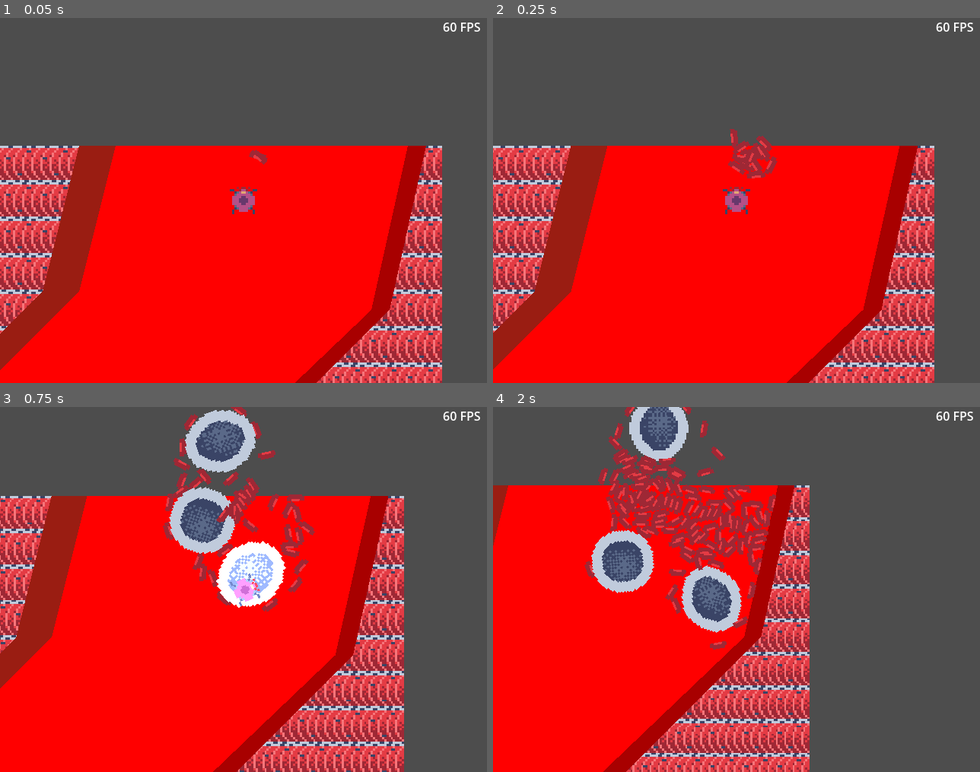
Above: before the commit, frames 1-4 (two rows, left to right).
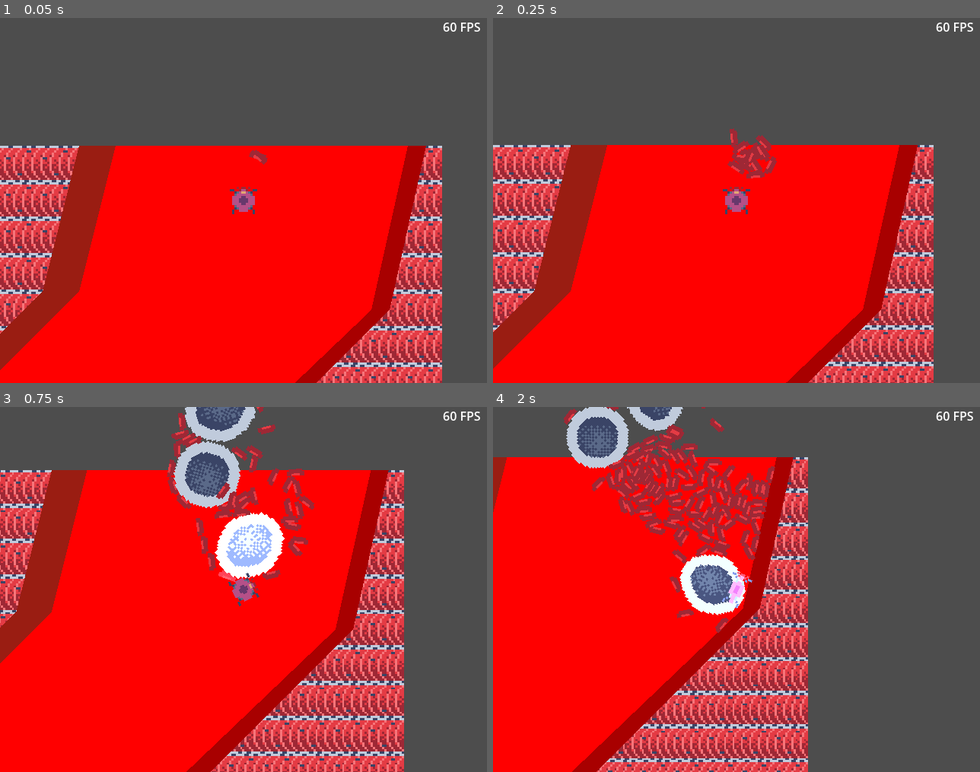
Above: after the commit, the same moments.

Repository: BertrandBordage/Bloody-Sarcoma
Game: Godot game, scene res://level_0.tscn
Same seed, same stepped clock (60 frames per second), same inputs: the game is played once before the commit and once after it.
Inputs (mouse positions are in pixels of both pictures, inside the frame that each line leads up to):
- Up to frame 1 (0.05 s): no input
- Up to frame 2 (0.25 s): no input
- Up to frame 3 (0.75 s): move the mouse to (350, 571) at 0.52 s; hold Right (ui_right) from 0.53 s (still down); click (350, 571) at 0.67 s
- Up to frame 4 (2 s): release Right (ui_right) at 1.25 s; drag from (639, 607) to (668, 443) at 1.27 s

Frame 1 is identical in both runs. In frame 2, 4.5% of the frame differs, in the area x 0-91%, y 30-100%; in frame 3, 30%, in the area x 0-83%, y 0-100%; in frame 4, 29%.

Commit message:
Optimizations.

Diff:
--- a/autoload/Math.gd
+++ b/autoload/Math.gd
@@ -1,16 +1,20 @@
 extends Node
+
+
+func add(a, b):
+    return a + b
 
 
 func sum(values: Array):
     if values.size() == 0:
         return null
-    return values.reduce(func (a, b): return a + b)
+    return values.reduce(add)
 
 
 func avg(values: Array):
     if values.size() == 0:
         return null
-    return values.reduce(func (a, b): return a + b) / values.size()
+    return sum(values) / values.size()
 
 
 func choice(choices: Array, weights: Array[float]):
--- a/cancer_cell.gd
+++ b/cancer_cell.gd
@@ -3,31 +3,38 @@
 
 signal sibling_created(new_cell: RigidBody2D, from_cell: RigidBody2D)
 
+var cancer_cell_scene: PackedScene = load("res://cancer_cell.tscn")
+
+
+func toggle_node(node: Node2D, enabled: bool):
+    node.visible = enabled
+    node.process_mode = PROCESS_MODE_INHERIT if enabled else PROCESS_MODE_DISABLED
+
 
 @export var has_light: bool = false:
     set(value):
         has_light = value
-        %Light.visible = has_light
+        toggle_node(%Light, has_light)
 @export var has_mouth: bool = false:
     set(value):
         has_mouth = value
-        %Mouth.visible = has_mouth
-        %AttackArea.process_mode = Node.PROCESS_MODE_INHERIT if has_mouth else PROCESS_MODE_DISABLED
+        toggle_node(%Mouth, has_mouth)
+        toggle_node(%AttackArea, has_mouth)
 @export var has_flow_control: bool = false:
     set(value):
         has_flow_control = value
-        %TopFlowControl.visible = has_flow_control and has_top_flagellum
-        %BottomFlowControl.visible = has_flow_control and has_bottom_flagellum
+        toggle_node(%TopFlowControl, has_flow_control and has_top_flagellum)
+        toggle_node(%BottomFlowControl, has_flow_control and has_bottom_flagellum)
 @export var has_top_flagellum: bool = false:
     set(value):
         has_top_flagellum = value
-        %TopFlagellum.visible = has_top_flagellum
-        %TopFlowControl.visible = has_flow_control and has_top_flagellum
+        toggle_node(%TopFlagellum, has_top_flagellum)
+        toggle_node(%TopFlowControl, has_flow_control and has_top_flagellum)
 @export var has_bottom_flagellum: bool = false:
     set(value):
         has_bottom_flagellum = value
-        %BottomFlagellum.visible = has_bottom_flagellum
-        %BottomFlowControl.visible = has_flow_control and has_bottom_flagellum
+        toggle_node(%BottomFlagellum, has_bottom_flagellum)
+        toggle_node(%BottomFlowControl, has_flow_control and has_bottom_flagellum)
 
 
 const FOOD_FOR_MITOSIS: float = 10.0
@@ -99,7 +106,7 @@
 
 
 func spawn_new_sibling():
-    var new_cell: RigidBody2D = load("res://cancer_cell.tscn").instantiate()
+    var new_cell: RigidBody2D = cancer_cell_scene.instantiate()
     separating = false
     growing = true
     new_cell.growing = true
--- a/cancer_cell.tscn
+++ b/cancer_cell.tscn
@@ -2099,6 +2099,7 @@
 
 [node name="Mouth" type="Sprite2D" parent="HealthComponent"]
 unique_name_in_owner = true
+visible = false
 texture = ExtResource("4_trc7a")
 offset = Vector2(0, -5)
 region_enabled = true
--- a/cancer_cell_cluster.gd
+++ b/cancer_cell_cluster.gd
@@ -18,8 +18,7 @@
     return Math.avg(get_children().map(func (cell): return cell.position))
 
 
-func get_exponential_moving_average_position():
-    var new_smoothed_position = get_cells_average_position()
+func get_exponential_moving_average_position(new_smoothed_position):
     if new_smoothed_position == null:
         return smoothed_position
     return (
@@ -39,8 +38,8 @@
 
 
 func _physics_process(_delta):
-    smoothed_position = get_exponential_moving_average_position()
     var average_position = get_cells_average_position()
+    smoothed_position = get_exponential_moving_average_position(average_position)
     for cell in get_children():
         var total_movement = movement_force + COHESION * (average_position - (position + cell.position))
         cell.apply_force(total_movement)
--- a/lymphocyte.tscn
+++ b/lymphocyte.tscn
@@ -168,12 +168,12 @@
 [node name="Membrane" type="Sprite2D" parent="HealthComponent"]
 texture = ExtResource("1_au5ra")
 region_enabled = true
-region_rect = Rect2(0, 0, 34, 34)
+region_rect = Rect2(34, 34, 34, 34)
 
 [node name="Nucleus" type="Sprite2D" parent="HealthComponent"]
 texture = ExtResource("2_cssrb")
 region_enabled = true
-region_rect = Rect2(0, 0, 34, 34)
+region_rect = Rect2(34, 34, 34, 34)
 
 [node name="CollisionShape2D" type="CollisionShape2D" parent="."]
 rotation = 1.5708
--- a/playable_cell_cluster.gd
+++ b/playable_cell_cluster.gd
@@ -33,25 +33,27 @@
     %BottomFlagellumButton.disabled = missing_bottom_flagellums == 0
     %FlowControlButton.disabled = missing_flow_controls == 0
 
+    var smoothed_position = %CancerCellCluster.smoothed_position
+    %Camera2D.position = smoothed_position
+    smoothed_zoom = (
+        ZOOM_SMOOTHING * smoothed_zoom
+        + (1.0 - ZOOM_SMOOTHING) * (
+            initial_zoom / (1.0 + %CancerCellCluster.movement_force.length())
+        ).clamp(MIN_ZOOM, MAX_ZOOM)
+    )
+    %Camera2D.zoom = smoothed_zoom
+    %SpawningPath.scale = initial_zoom / smoothed_zoom
+    %SpawnExclusionShape.scale = initial_zoom / smoothed_zoom
+
 
 func _physics_process(_delta):
     var direction = Input.get_vector("ui_left", "ui_right", "ui_up", "ui_down")
     %CancerCellCluster.movement_force = ACCELERATION * direction
-    var smoothed_position = %CancerCellCluster.smoothed_position
     var viewport = get_viewport()
     var viewport_size = viewport.get_visible_rect().size
     %CancerCellCluster.rotation_vector = (
         (viewport.get_mouse_position() - viewport_size / 2) / viewport_size
     ).normalized()
-    %Camera2D.position = smoothed_position
-    smoothed_zoom = (
-        ZOOM_SMOOTHING * smoothed_zoom
-        + (1.0 - ZOOM_SMOOTHING) * (
-            initial_zoom / (1.0 + %CancerCellCluster.movement_force.length())).clamp(MIN_ZOOM, MAX_ZOOM)
-    )
-    %Camera2D.zoom = smoothed_zoom
-    %SpawningPath.scale = initial_zoom / smoothed_zoom
-    %SpawnExclusionShape.scale = initial_zoom / smoothed_zoom
 
 
 func _on_loaded_area_body_exited(body):
--- a/playable_cell_cluster.tscn
+++ b/playable_cell_cluster.tscn
@@ -36,6 +36,7 @@
 [node name="LoadedArea" type="Area2D" parent="Camera2D"]
 unique_name_in_owner = true
 collision_layer = 0
+collision_mask = 13
 
 [node name="LoadedAreaShape" type="CollisionShape2D" parent="Camera2D/LoadedArea"]
 unique_name_in_owner = true
--- a/project.godot
+++ b/project.godot
@@ -27,7 +27,6 @@
 window/size/viewport_height=480
 window/size/mode=2
 window/stretch/mode="canvas_items"
-window/dpi/allow_hidpi=false
 
 [editor_plugins]
 
